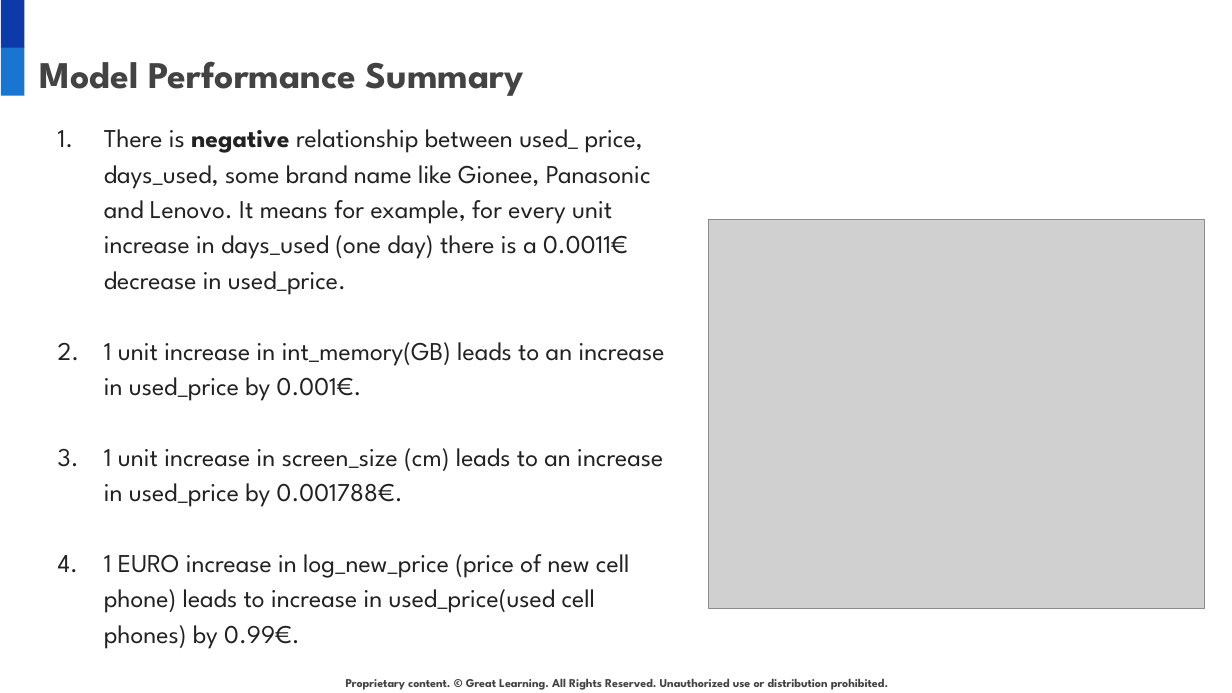
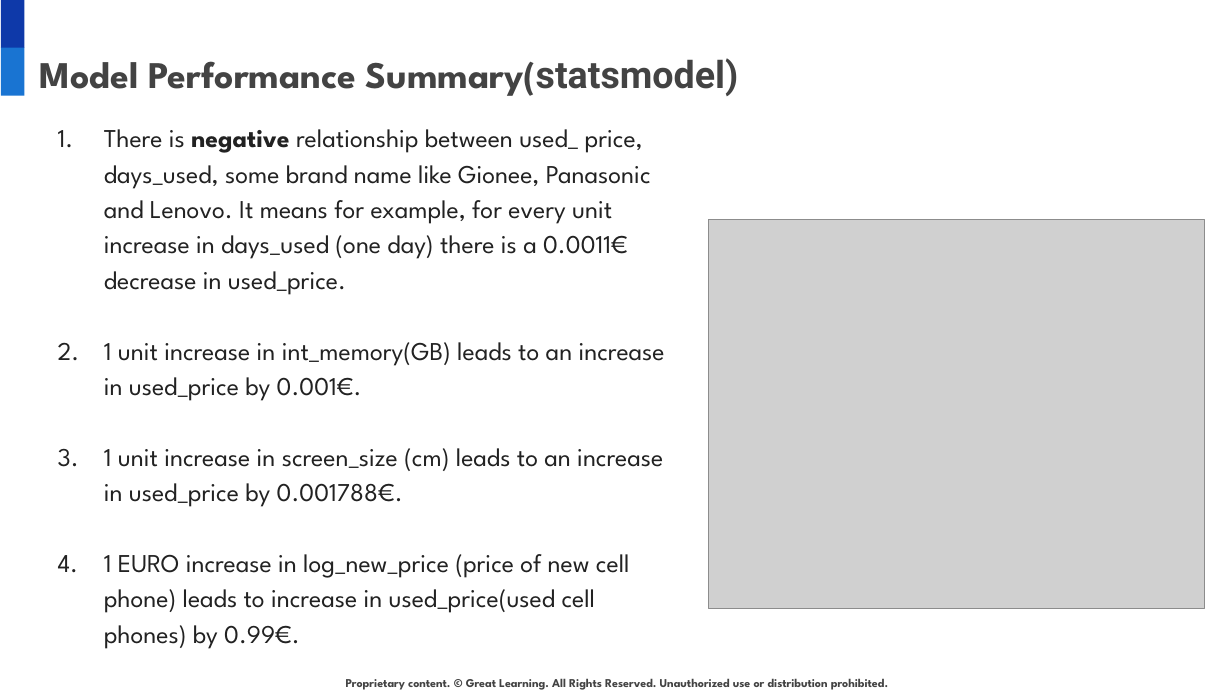
Before and after one commit to narges-shahmo/UT-Austin-Data-Science-Post-Graduate, a slide deck: slide 15 of linear regression/used_cellphone_presentation.pptx (slide 16 before the commit). Drawn at 1232x693 pixels with LibreOffice and Linux fonts; fonts in the diff are those of the drawing; grey boxes stand for pictures; background and template pictures are left out. Boxes give left, top, right and bottom in pixels: in the first picture for what was removed or moved away, otherwise in the second. Text is boxed around its words. In the diff, an @@ line names an element or a change of style, - is before the commit and + after.

```diff
--- a/linear regression/used_cellphone_presentation.pptx
+++ b/linear regression/used_cellphone_presentation.pptx
@@ title at (x1=40, y1=58, x2=739, y2=96): text changed @@
-Model Performance Summary
+Model Performance Summary(statsmodel)
```
Also in this commit, not shown: 5 other slides changed, 4 slides added, 2 slides removed, 2 other files.
